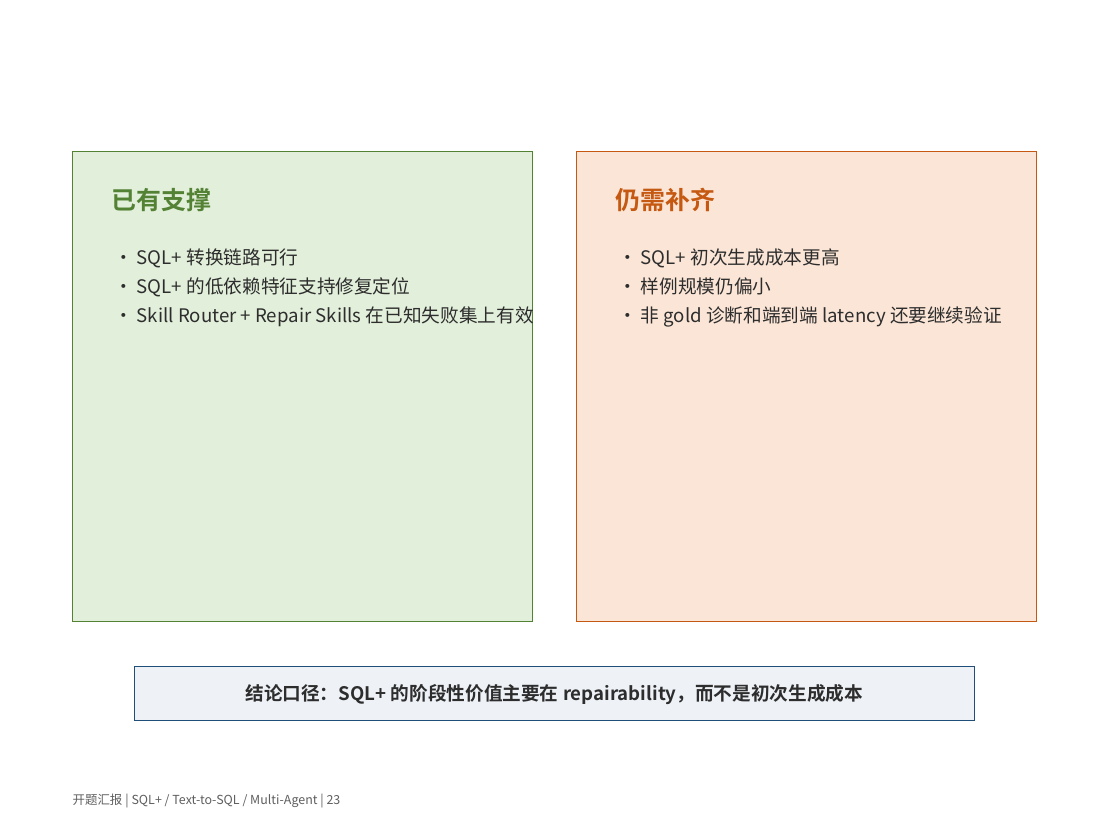
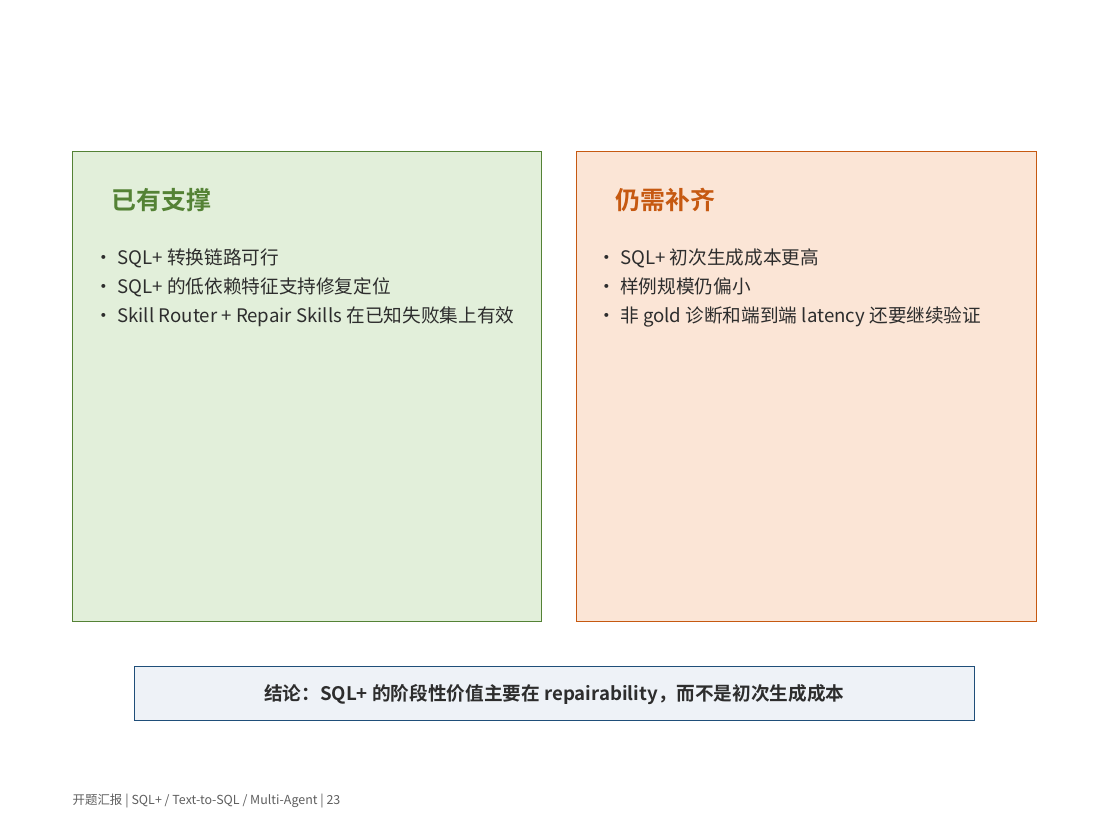
Before and after one commit to 3444374/nl2sql, a slide deck: slide 23 of docs/opening/opening_ppt_template_version_v3.pptx. Drawn at 1120x840 pixels with LibreOffice and Linux fonts; fonts in the diff are those of the drawing; background and template pictures are left out. Boxes give left, top, right and bottom in pixels: in the first picture for what was removed or moved away, otherwise in the second. Text is boxed around its words. In the diff, an @@ line names an element or a change of style, - is before the commit and + after.

```diff
--- a/docs/opening/opening_ppt_template_version_v3.pptx
+++ b/docs/opening/opening_ppt_template_version_v3.pptx
@@ rectangle: place and size @@
-rectangle at (73, 151, 532, 622)
+rectangle at (73, 151, 541, 622)
@@ text "• SQL+ 转换链路可行": place and size @@
-text "• SQL+ 转换链路可行" at (137, 248, 534, 328)
+text "• SQL+ 转换链路可行" at (117, 248, 515, 327)
@@ text "• SQL+ 初次生成成本更高": place and size @@
-text "• SQL+ 初次生成成本更高" at (641, 248, 1002, 327)
+text "• SQL+ 初次生成成本更高" at (620, 248, 981, 327)
@@ text in rectangle at (264, 684, 844, 704): text changed @@
-结论口径：SQL+ 的阶段性价值主要在 repairability，而不是初次生成成本
+结论：SQL+ 的阶段性价值主要在 repairability，而不是初次生成成本
```
Also in this commit, not shown: 5 other slides changed, 7 other files.
